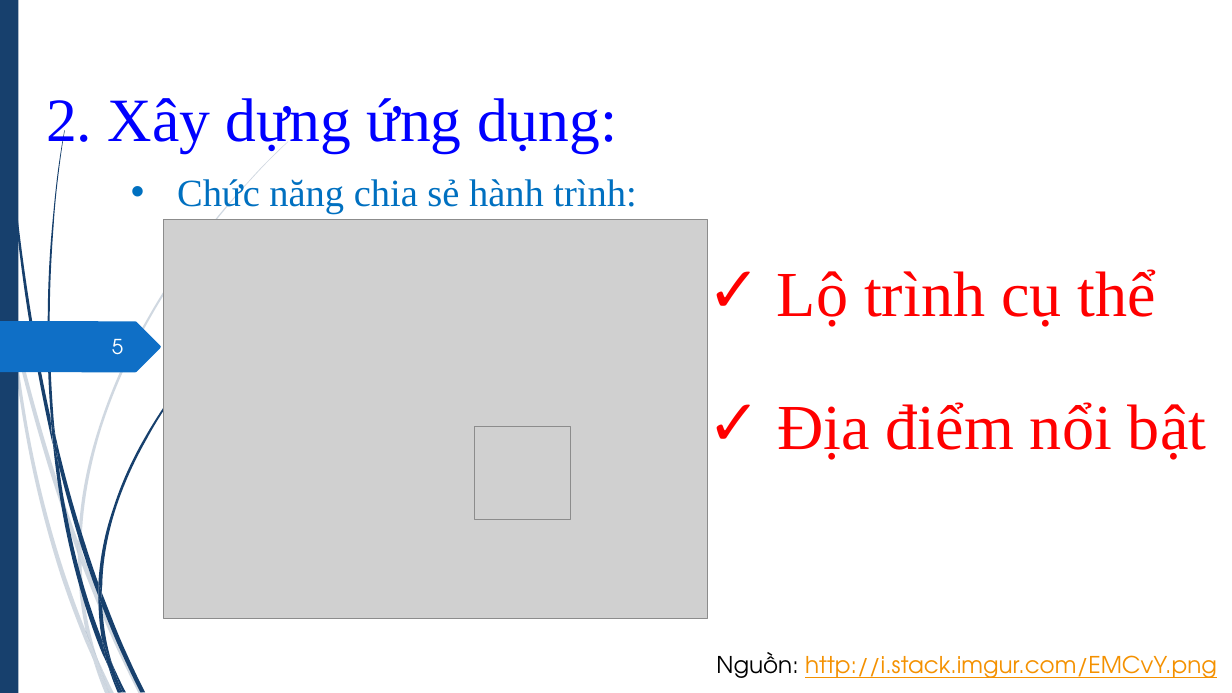
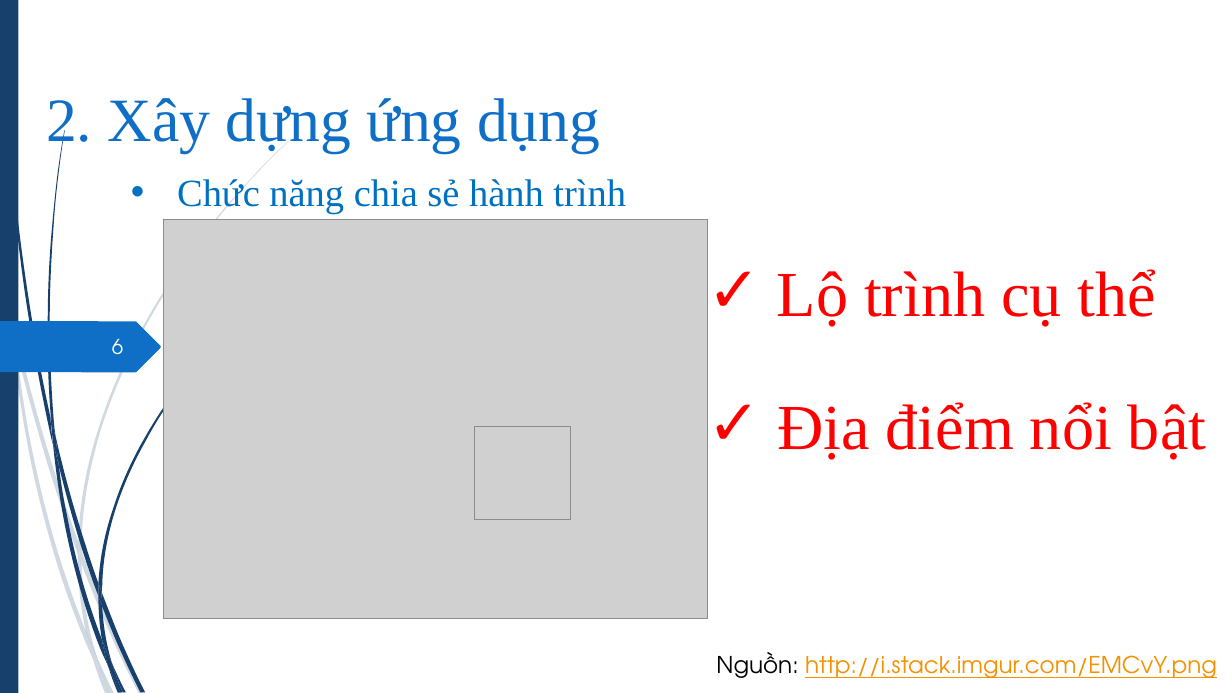
Before and after one commit to hvngoc/Presentation, a slide deck: slide 6 of slide 2.pptx (slide 5 before the commit). Drawn at 1232x693 pixels with LibreOffice and Linux fonts; fonts in the diff are those of the drawing; grey boxes stand for pictures. Boxes give left, top, right and bottom in pixels: in the first picture for what was removed or moved away, otherwise in the second. Text is boxed around its words. In the diff, an @@ line names an element or a change of style, - is before the commit and + after.

```diff
--- a/slide 2.pptx
+++ b/slide 2.pptx
@@ title at <box>46,98,600,153</box>: text changed; text colour #0000FF to #0F6FC6 @@
-2. Xây dựng ứng dụng:
+2. Xây dựng ứng dụng
@@ text at <box>177,176,626,214</box>: text changed @@
-• Chức năng chia sẻ hành trình:
+• Chức năng chia sẻ hành trình
@@ page number at <box>112,339,123,355</box>: text changed @@
-5
+6
```
Also in this commit, not shown: 12 other slides changed, 2 slides added.
